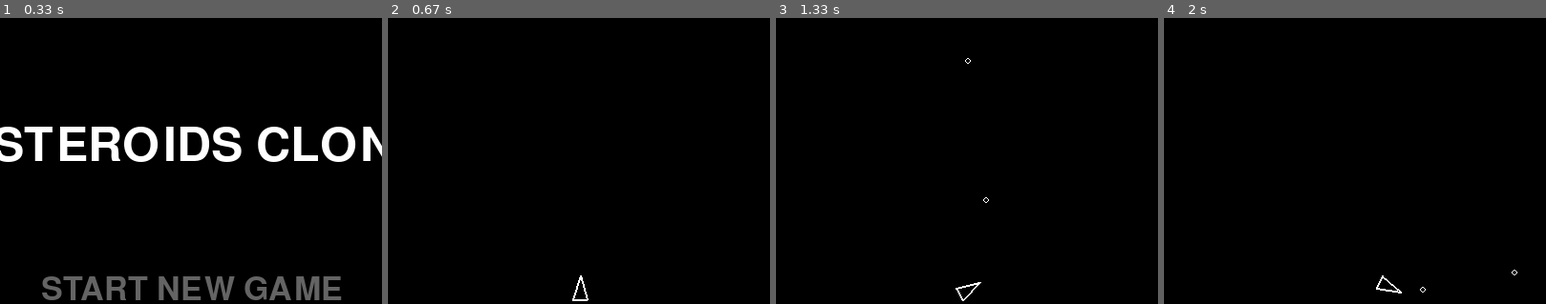
Above: before the commit, frames 1-4 (left to right).
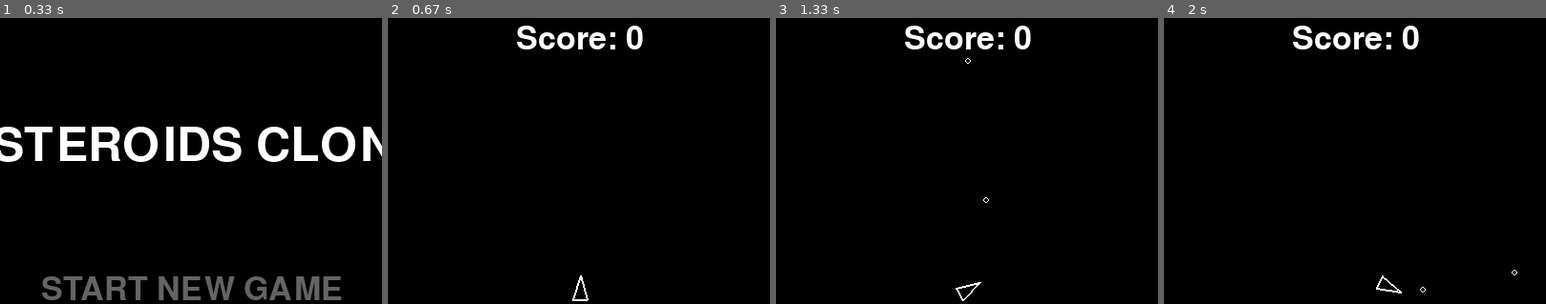
Above: after the commit, the same moments.

Repository: ZiadRamzy/pygame-asteroids
Game: pygame game, started from asteroids.py
The game is run twice, just before and just after one commit, with the same random seed, the same clock (stepped at 60 frames per second) and the same inputs.
Inputs:
- Up to frame 1 (0.33 s): no input
- Up to frame 2 (0.67 s): click "START NEW GAME" at 0.38 s
- Up to frame 3 (1.33 s): tap Space at 0.67, 1.07 s; hold Right from 1 s (still down)
- Up to frame 4 (2 s): tap Space at 1.37, 1.57, 1.9 s; release Right at 1.47 s; hold Up 1.5-1.8 s; hold Right from 1.83 s (still down)
The pictures show only the part of the screen within x 25-75%, y 2-52%; the shares and areas given below are measured in that part.

Frame 1 is identical in both runs. In frame 2, 1.2% of the frame differs, in the area x 33-67%, y 2-11%; in frame 3, 1.2%; in frame 4, 1.2%.

Commit message:
Add score tracking and display

Diff:
--- a/asteroid.py
+++ b/asteroid.py
@@ -3,6 +3,7 @@
 import math
 from constants import (
     ASTEROID_MIN_SIZE,
+    ASTEROID_SCORE_VALUES,
     ASTEROID_SPLIT_SCALE,
     ASTEROID_SPLIT_SPEED_MULTIPLIER,
     WHITE,
@@ -70,3 +71,6 @@
             fragments.append(fragment)
 
         return fragments
+
+    def score_value(self):
+        return ASTEROID_SCORE_VALUES.get(self.size_factor, 0)
--- a/asteroids.py
+++ b/asteroids.py
@@ -20,6 +20,7 @@
 ship = None
 asteroids = []
 bullets = []
+score = 0
 running = True
 game_state = GAME_STATE_MENU
 start_button_rect = None
@@ -49,15 +50,22 @@
     return start_button_rect
 
 
+def draw_score():
+    score_surface = font_medium.render(f"Score: {score}", True, WHITE)
+    score_rect = score_surface.get_rect(midtop=(SCREEN_WIDTH // 2, 20))
+    screen.blit(score_surface, score_rect)
+
+
 def start_new_game():
     """
     Initializes the entities for a new game
     """
-    global ship, asteroids, bullets
+    global ship, asteroids, bullets, score
 
     ship = Ship()
     asteroids = []
     bullets = []
+    score = 0
 
     for _ in range(4):
         position = (
@@ -75,7 +83,7 @@
 
 
 def handle_bullet_asteroid_collisions():
-    global bullets, asteroids
+    global bullets, asteroids, score
 
     surviving_bullets = []
     new_asteroids = []
@@ -93,6 +101,7 @@
             continue
 
         remaining_asteroids.remove(hit_asteroid)
+        score += hit_asteroid.score_value()
         new_asteroids.extend(hit_asteroid.split())
 
     bullets = surviving_bullets
@@ -146,6 +155,7 @@
     if game_state == GAME_STATE_MENU:
         start_button_rect = draw_start_screen()
     elif game_state == GAME_STATE_PLAYING:
+        draw_score()
         ship.draw(screen)
         for asteroid in asteroids:
             asteroid.draw(screen)
--- a/constants.py
+++ b/constants.py
@@ -30,3 +30,10 @@
 ASTEROID_SPLIT_SCALE = 0.5
 ASTEROID_MIN_SIZE = 0.25
 ASTEROID_SPLIT_SPEED_MULTIPLIER = 1.5
+
+# score settings
+ASTEROID_SCORE_VALUES = {
+    1.0: 20,
+    0.5: 50,
+    0.25: 100,
+}
